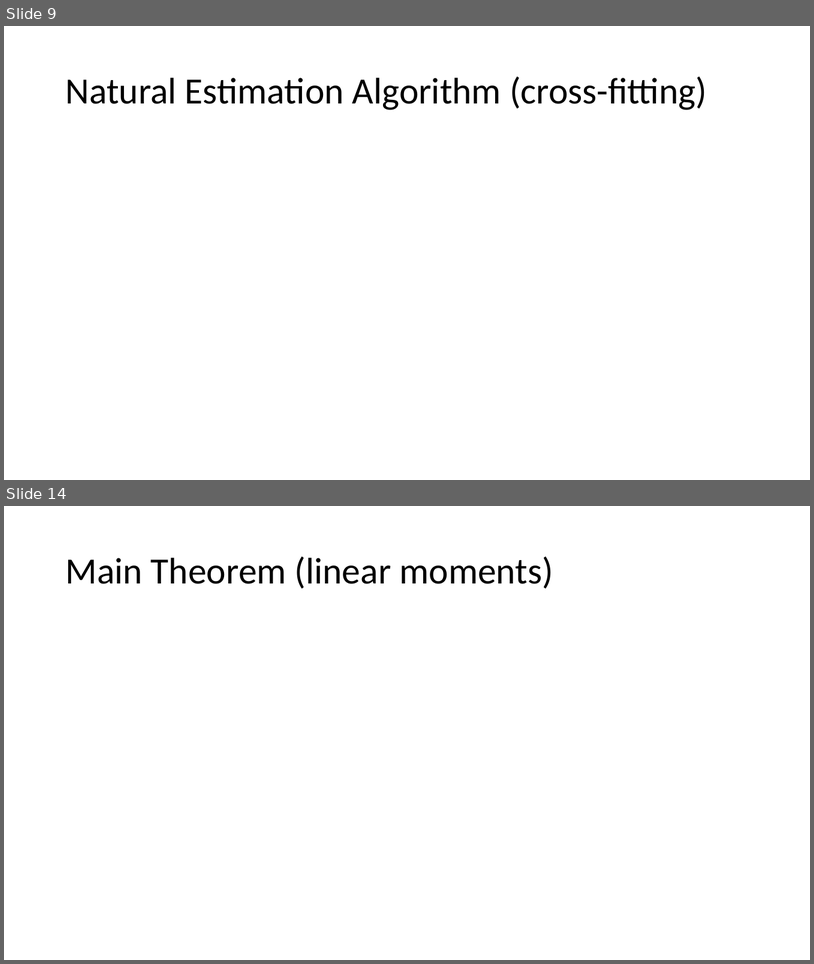
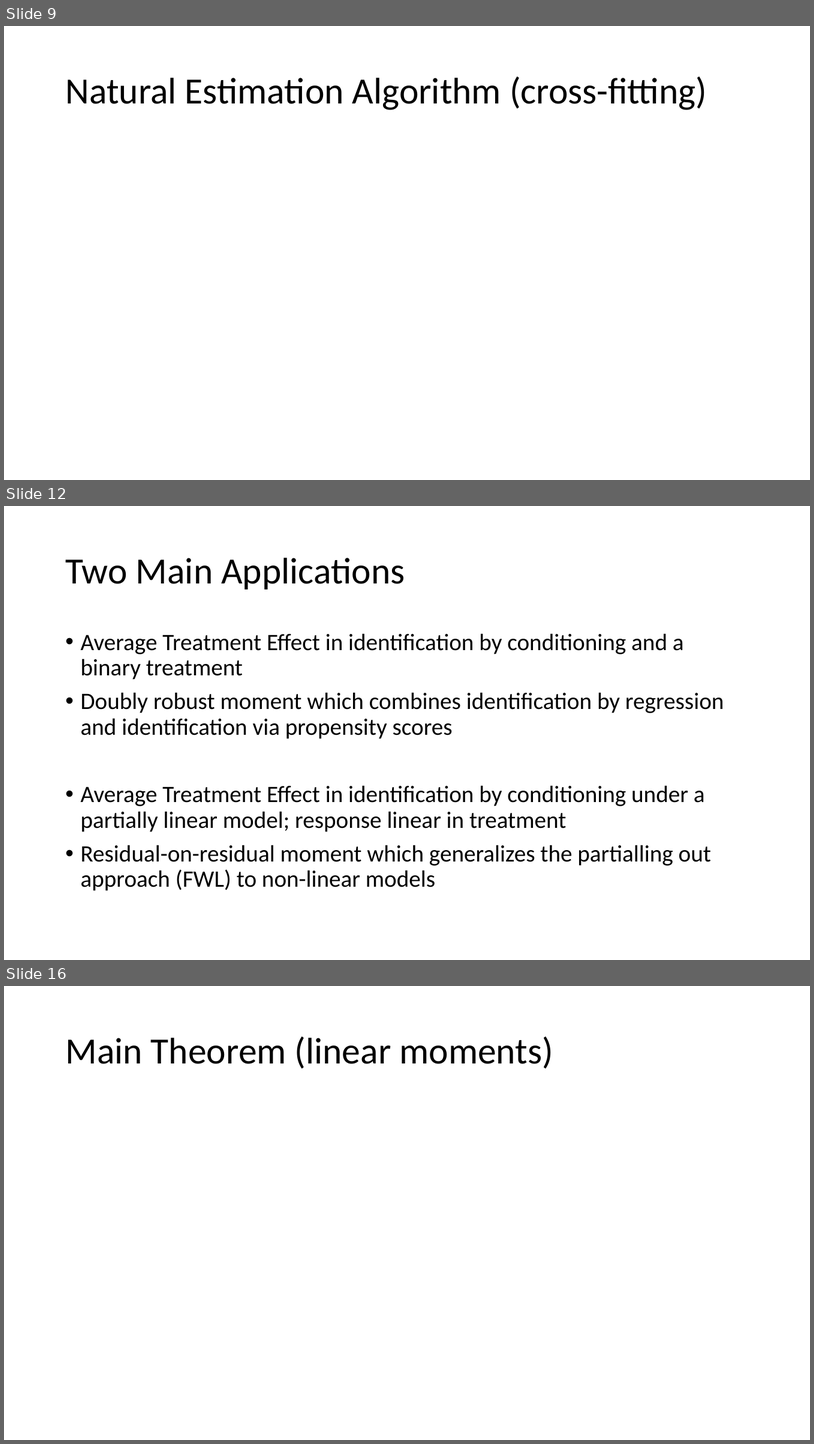
Before and after one commit to stanford-msande228/winter23, a slide deck: MSANDE228_Lecture13_Inference_with_Modern_NonLinear_Methods2.pptx. Shown one above the other, each under a label of ours: slides 9 and 14 before the commit, slides 9, 12 and 16 after it; the slides between them are not shown. The pictures are 814x964 and 814x1444 pixels, drawn with LibreOffice and Linux fonts; fonts in the diff are those of the drawing; grey boxes stand for pictures. Boxes give left, top, right and bottom in pixels: in the first picture for what was removed or moved away, otherwise in the second. Text is boxed around its words. In the diff, an @@ line names an element or a change of style, - is before the commit and + after.

```diff
--- a/MSANDE228_Lecture13_Inference_with_Modern_NonLinear_Methods2.pptx
+++ b/MSANDE228_Lecture13_Inference_with_Modern_NonLinear_Methods2.pptx
@@ slide 12 added at [4,506,810,960], background #FFFFFF @@
@@ title added at [65,558,405,589], 44 pt, text #000000 @@
+Two Main Applications
@@ text added at [81,633,724,891], 28 pt, text #000000 @@
+• Average Treatment Effect in identification by conditioning and a binary treatment
+• Doubly robust moment which combines identification by regression and identification via propensity scores
+• Average Treatment Effect in identification by conditioning under a partially linear model; response linear in treatment
+• Residual-on-residual moment which generalizes the partialling out approach (FWL) to non-linear models
@@ what was slide 14 is now slide 16 @@
```
Also in this commit, not shown: 5 slides changed, 2 other slides added, 1 slide removed, 3 other files.
